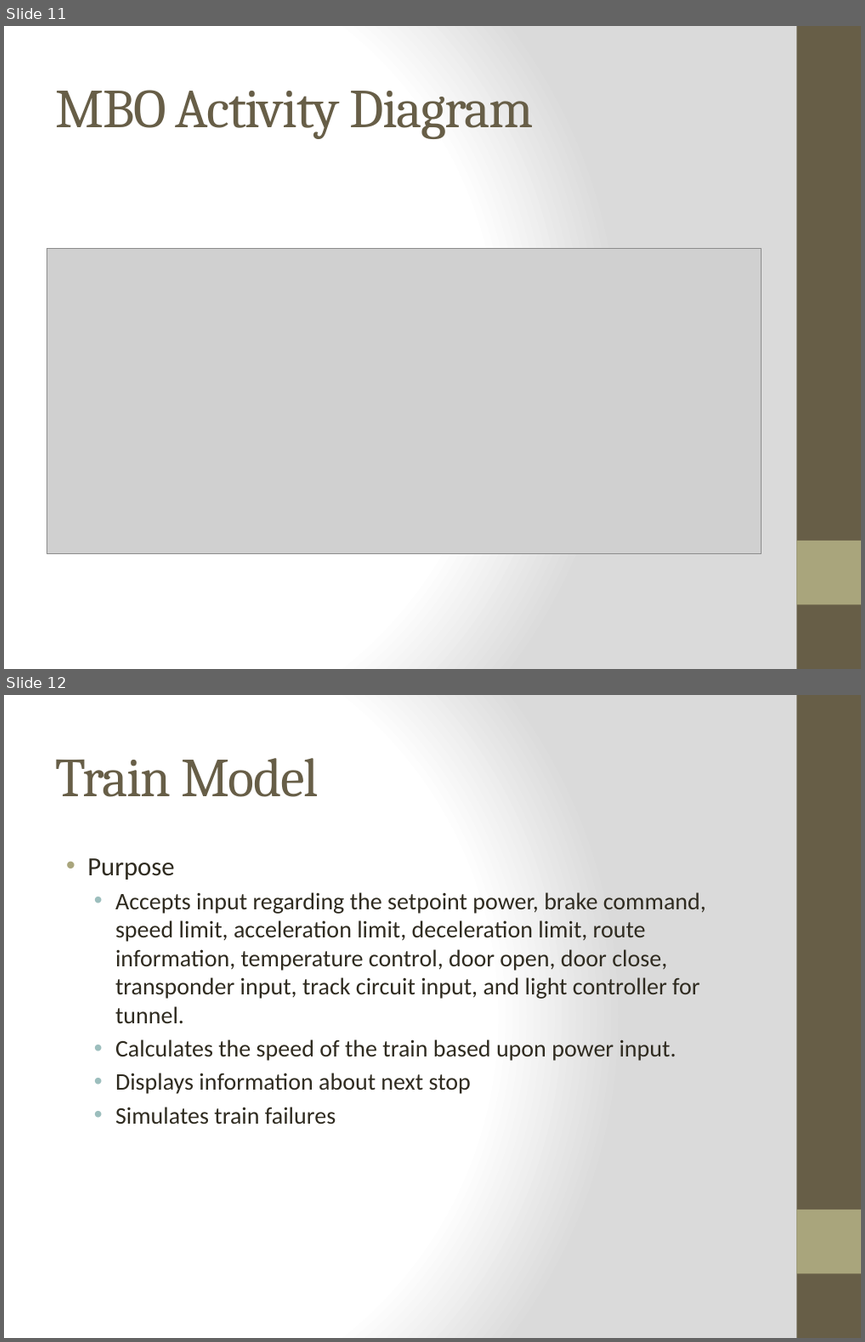
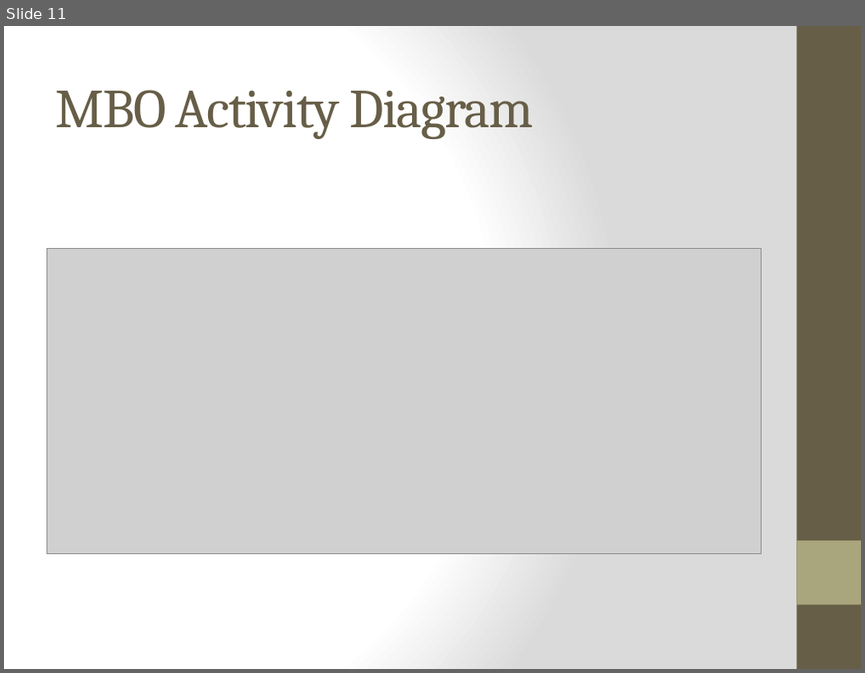
Before and after one commit to meylingtaing/COE1186, a slide deck: Design Review/Design-Review.pptx. Shown one above the other, each under a label of ours: slides 11 and 12 before the commit, slide 11 after it. The pictures are 865x1342 and 865x673 pixels, drawn with LibreOffice and Linux fonts; fonts in the diff are those of the drawing; grey boxes stand for pictures. Boxes give left, top, right and bottom in pixels: in the first picture for what was removed or moved away, otherwise in the second. Text is boxed around its words. In the diff, an @@ line names an element or a change of style, - is before the commit and + after.

Commit message:
train design

```diff
--- a/Design Review/Design-Review.pptx
+++ b/Design Review/Design-Review.pptx
@@ slide 12 removed at box(4, 695, 861, 1338), background gradient #FFFFFF to #DADADA; not listed: 2 template elements that a slide beside it also shows @@
@@ title removed at box(55, 758, 318, 797) @@
-Train Model
@@ text removed at box(87, 858, 706, 1124) @@
-• Purpose
-  • Accepts input regarding the setpoint power, brake command, speed limit, acceleration limit, deceleration limit, route information, temperature control, door open, door close, transponder input, track circuit input, and light controller for tunnel.
-  • Calculates the speed of the train based upon power input.
-  • Displays information about next stop
-  • Simulates train failures
```
Also in this commit, not shown: 1 other file.
